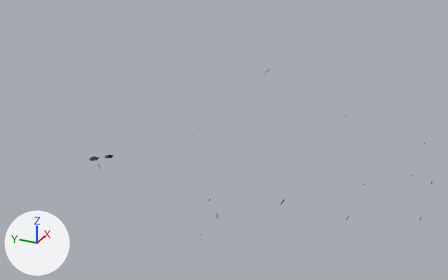
What one commit did to the FBX model Assets/Resources/OriginalArt/Characters/Ninja_Masculino.fbx.
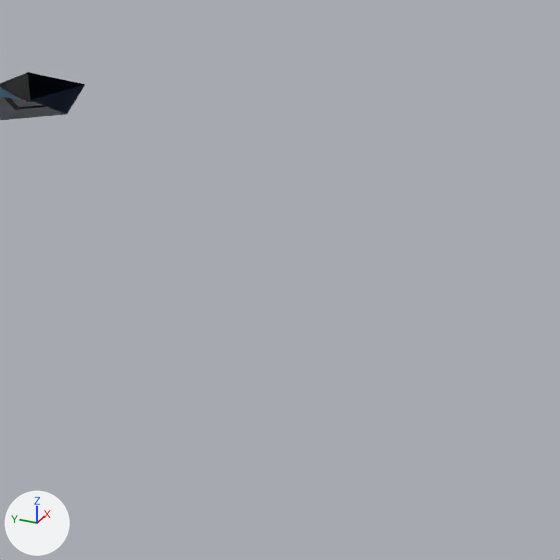
The first picture shows the older version from a camera (50 mm lens) standing at (-3.01, -1.33, 1.44) and looking at (0.03, 0.03, -0.08). The close-ups show the older and then the newer version on the part from 24% to 34% of the width and 53% to 70% of the height of that picture. Only the edits that show in the close-ups are written down. Lighting does not change. The marker at lower left points along +X, +Y and +Z. Objects named as collision shapes, trigger or cutter boxes, shadow casters or lower levels of detail are left out.

Script lines for the objects in view, before the commit:
```python
me_cone = bpy.data.meshes.new('Cone')
me_cone.from_pydata(...)  # 1728 vertices, 2896 faces; spans x -0.67..0.67, y -1.18..1.28, z -0.44..0.42
# faces by material slot: [1300, 1280, 80, 138, 98]
me_cone.materials.append(mat_original_ninja_fabric)
me_cone.materials.append(mat_original_ninja_skin)
me_cone.materials.append(mat_original_ninja_leather)
me_cone.materials.append(mat_original_ninja_metal)
me_cone.materials.append(mat_original_ninja_rune)
ob_original_ninja_masculino_lod0 = bpy.data.objects.new('Original_Ninja_Masculino_LOD0', me_cone)
ob_original_ninja_masculino_lod0.location = (0.0, 0.04, 0.0)
```
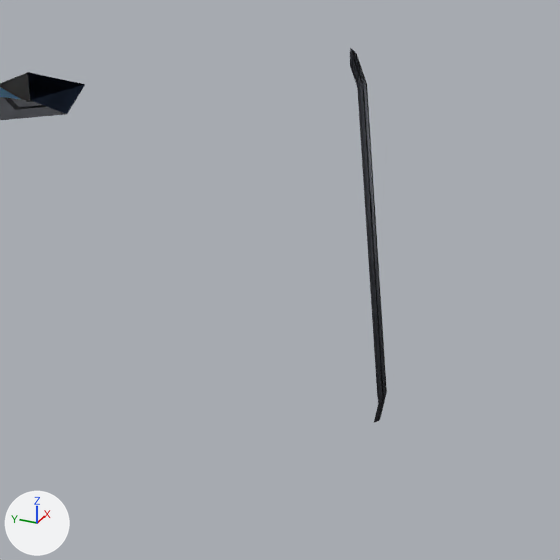
The change, as a diff of the scene's bpy script:
```diff
--- a/Assets/Resources/OriginalArt/Characters/Ninja_Masculino.fbx.py
+++ b/Assets/Resources/OriginalArt/Characters/Ninja_Masculino.fbx.py
@@ me_cone @@
 # used by ob_original_ninja_masculino_lod0; location = (0.0, 0.04, 0.0)
-me_cone.from_pydata(...)  # 1728 vertices, 2896 faces; spans x -0.67..0.67, y -1.18..1.28, z -0.44..0.42
+me_cone.from_pydata(...)  # 2388 vertices, 3486 faces; spans x -0.67..0.67, y -1.18..1.44, z -0.44..0.42
+# me_cone part 1: a new loose piece of 96 vertices spanning x -0.53..-0.33, y 0.26..0.38, z -0.19..0.03, in mat_original_ninja_metal
+# other edits to the shape of me_cone do not show in these pictures
 me_cone.materials.append(mat_original_ninja_fabric)
```

Location of each change, [x1, y1, x2, y2] in pixels of the close-ups (560 x 560 px):
'Original_Ninja_Masculino_LOD0', reshaped: before [0, 72, 85, 120]; after [0, 48, 387, 422]
part 1 of me_cone, added: after [350, 48, 387, 422]
